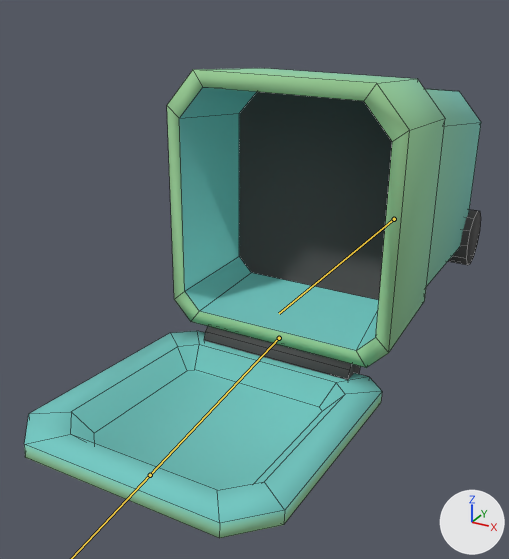
What one commit did to the FBX model Assets/Models/Spawners/Trash1/Мусорка1.fbx.
Both versions are drawn from a 50 mm camera at (0.93, -3.0, 1.03) aimed at (-0.12, -1.09, 0.08). Lighting does not change. The marker at lower right points along +X, +Y and +Z. Both versions are drawn at frame 34 of the action 'Armature.001|Открывание_Мусорка'; the numbers are the values there. The bones that bend it are drawn over the model as lines. Mesh edges are drawn as thin lines.

Objects in the first picture: 'Мусорка'.
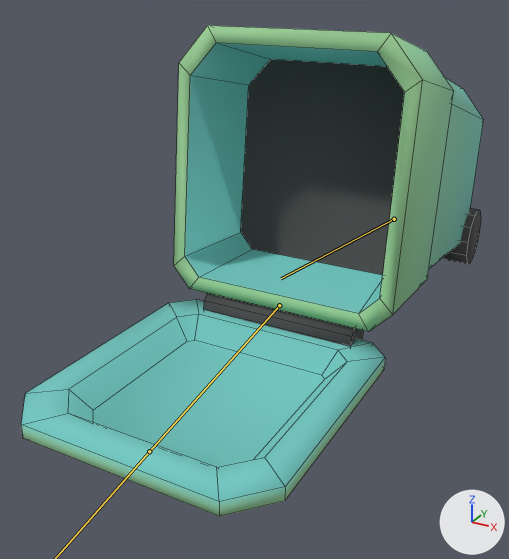
The change in detail:
Bone 'Bone' (bone_bone) turns from (89, 0, 0) to (83, 0, 0) degrees about its own x, y and z.
Bone 'Bone.001' (bone_bone_001) turns from (86, 0, 0) to (96, 0, 0) degrees about its own x, y and z.

Boxes [x1, y1, x2, y2] around the edits, measured in the pictures (509 x 559 px):
'Мусорка', posed
    before: [24, 68, 481, 538]
    after: [21, 25, 484, 517]
bone 'Bone', root to tip
    before: (394, 219) to (279, 313)
    after: (394, 219) to (281, 278)
bone 'Bone.001', root to tip
    before: (279, 338) to (150, 475)
    after: (279, 305) to (149, 451)
